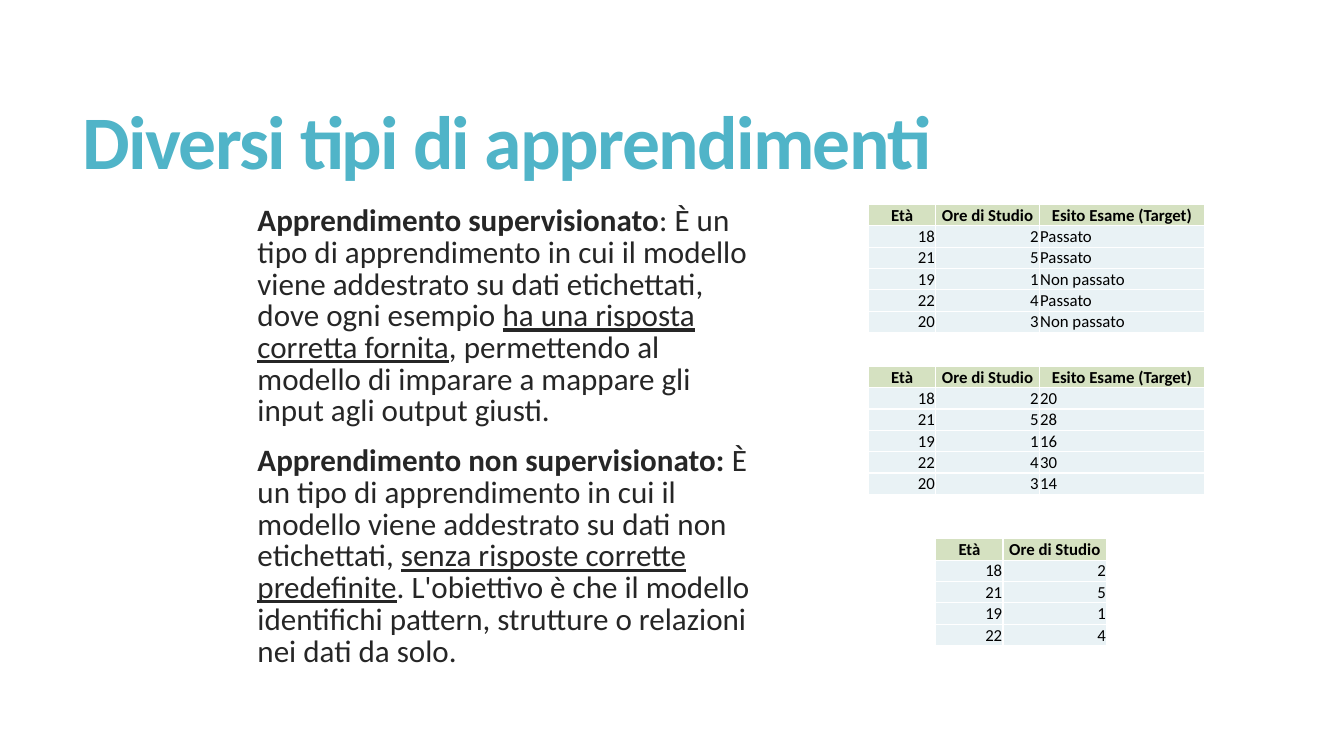
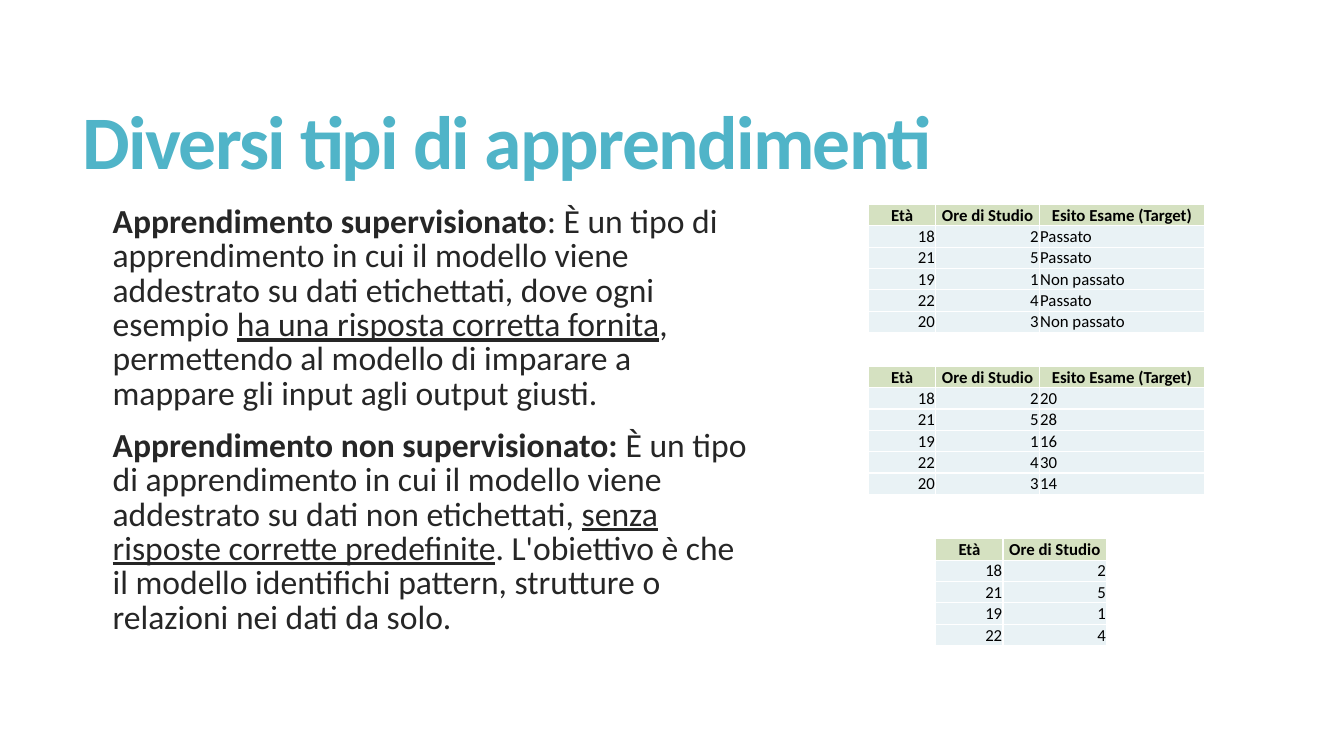
Before and after one commit to misterkilgore/machine_learning_4_pmi, a slide deck: slide 13 of slides/Innovazione con l’IA - Lezione 1.pptx (slide 12 before the commit). Drawn at 1344x756 pixels with LibreOffice and Linux fonts; fonts in the diff are those of the drawing. Boxes give left, top, right and bottom in pixels: in the first picture for what was removed or moved away, otherwise in the second. Text is boxed around its words. In the diff, an @@ line names an element or a change of style, - is before the commit and + after.

```diff
--- a/slides/Innovazione con l’IA - Lezione 1.pptx
+++ b/slides/Innovazione con l’IA - Lezione 1.pptx
@@ text "Apprendimento supervisionato: È un tipo ...": place and size @@
-text "Apprendimento supervisionato: È un tipo ..." at [257, 205, 750, 663]
+text "Apprendimento supervisionato: È un tipo ..." at [113, 206, 746, 630]
@@ text "Apprendimento supervisionato: È un tipo ..." at [113, 206, 746, 630]: size 22.2 to 24 pt @@
```
Also in this commit, not shown: 2 other slides changed, 3 slides added, 2 other files.
